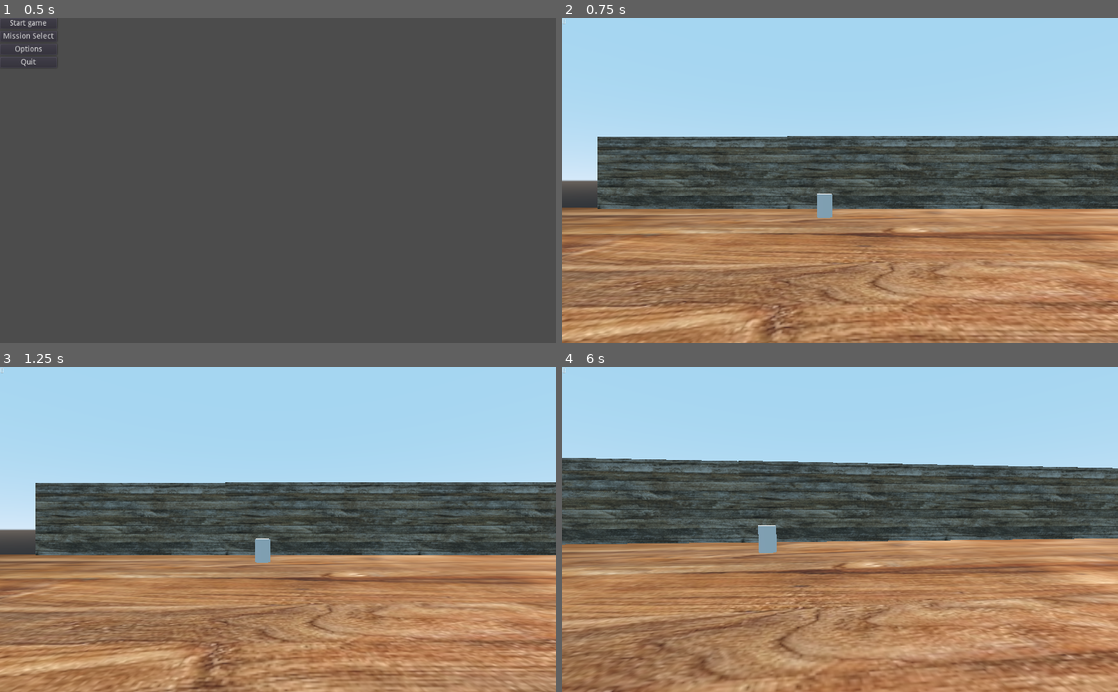
Above: before the commit, frames 1-4 (two rows, left to right).
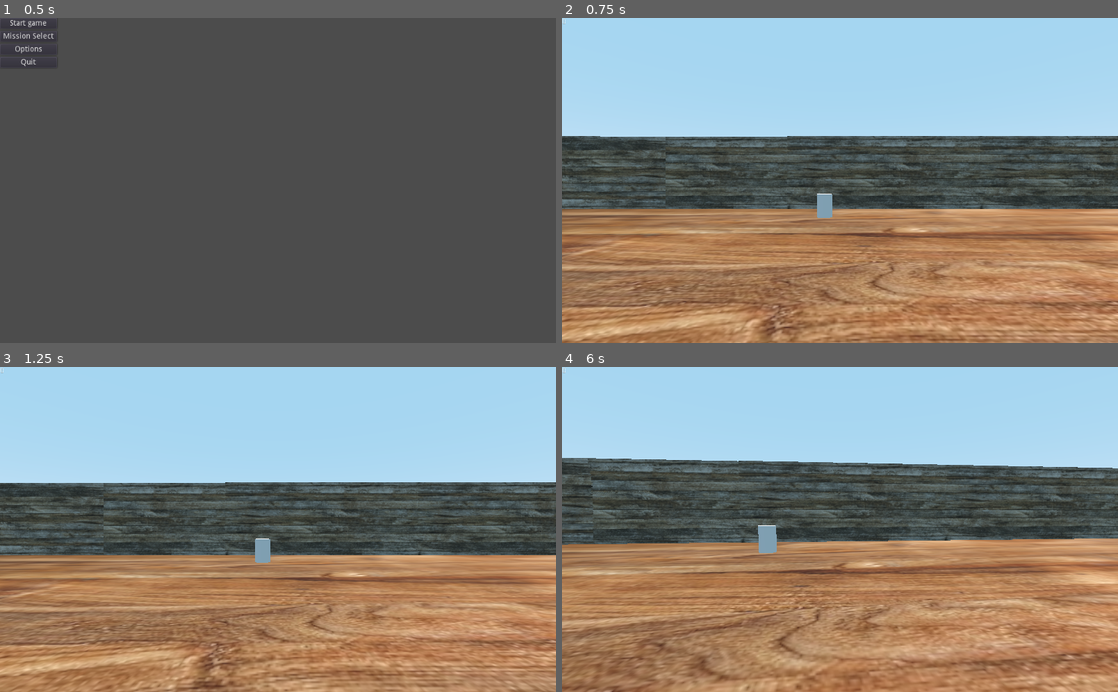
Above: after the commit, the same moments.

Repository: BlakeWiscombe/betrayal
Game: Godot game, scene res://Main menu.tscn
The game is run twice, just before and just after one commit, with the same random seed, the same clock (stepped at 60 frames per second) and the same inputs.
Inputs (mouse positions are in pixels of both pictures, inside the frame that each line leads up to):
- Up to frame 1 (0.5 s): no input
- Up to frame 2 (0.75 s): click "Start game" at 0.5 s
- Up to frame 3 (1.25 s): no input
- Up to frame 4 (6 s): tap Enter at 1.25 s; move the mouse to (962, 513) at 1.27 s; hold D (player_right) 1.28-2.03 s; tap Space (jump) at 1.52, 2.27, 3.77, 4.52, 5.27, 5.75 s; move the mouse to (728, 545) at 2.02 s; hold S (player_backward) 2.03-2.78 s; move the mouse to (895, 458) at 2.77 s; hold D (player_right) 2.78-3.53 s; move the mouse to (812, 594) at 3.52 s; hold W (player_forward) 3.53-4.28 s; move the mouse to (1006, 578) at 4.27 s; hold A (player_left) 4.28-5.78 s; move the mouse to (673, 480) at 5.02 s; move the mouse to (867, 529) at 5.77 s; hold S (player_backward) from 5.78 s (still down)

Frame 1 is identical in both runs. In frame 2, 2.1% of the frame differs, in the area x 0-19%, y 36-59%; in frame 3, 2.1%, in the area x 0-19%, y 35-58%; in frame 4, 0.5%.

Commit message:
new door

Diff:
--- a/Betrayal.tscn
+++ b/Betrayal.tscn
@@ -20,13 +20,35 @@
 [node name="Betrayal" type="Spatial"]
 transform = Transform( 0.000279278, 0, -1, 0, 1, 0, 1, 0, 0.000279278, -8.90252, -0.33866, -25.9997 )
 
-[node name="CSGBox12" type="CSGBox" parent="."]
-transform = Transform( -0.0419083, 0, -0.999068, 0, 1, 0, 0.999068, 0, -0.0419083, -73.348, 7.64071, -15.856 )
+[node name="CSGBox14" type="CSGBox" parent="."]
+transform = Transform( 0.00314082, 0, 0.999782, 0, 1, 0, -0.999782, 0, 0.00314082, -74.058, 7.7931, -47.0151 )
+use_collision = true
+width = 21.155
+height = 15.984
+depth = 1.77
+material = SubResource( 19 )
+
+[node name="CSGBox13" type="CSGBox" parent="."]
+transform = Transform( -0.999821, 0, -0.0120412, 0, 1, 0, 0.0120412, 0, -0.999821, -53.9708, 7.79675, -49.0486 )
 use_collision = true
 width = 42.508
 height = 15.984
 depth = 1.77
 material = SubResource( 19 )
+
+[node name="CSGBox12" type="CSGBox" parent="."]
+transform = Transform( -0.00691107, 0, -0.999923, 0, 1, 0, 0.999923, 0, -0.00691107, -74.0525, 7.64071, -15.8562 )
+use_collision = true
+width = 42.508
+height = 15.984
+depth = 1.77
+material = SubResource( 19 )
+
+[node name="CSGBox" type="CSGBox" parent="CSGBox12"]
+transform = Transform( 1, 0, 4.65661e-10, 0, 1, 0, -4.65661e-10, 0, 1, 0, -2.00698, 0 )
+operation = 2
+width = 10.6501
+height = 11.1607
 
 [node name="CSGBox11" type="CSGBox" parent="."]
 transform = Transform( 0.0189177, 0, 0.999794, 0, 1, 0, -0.999794, 0, 0.0189177, -74.499, 7.73564, 26.4504 )
